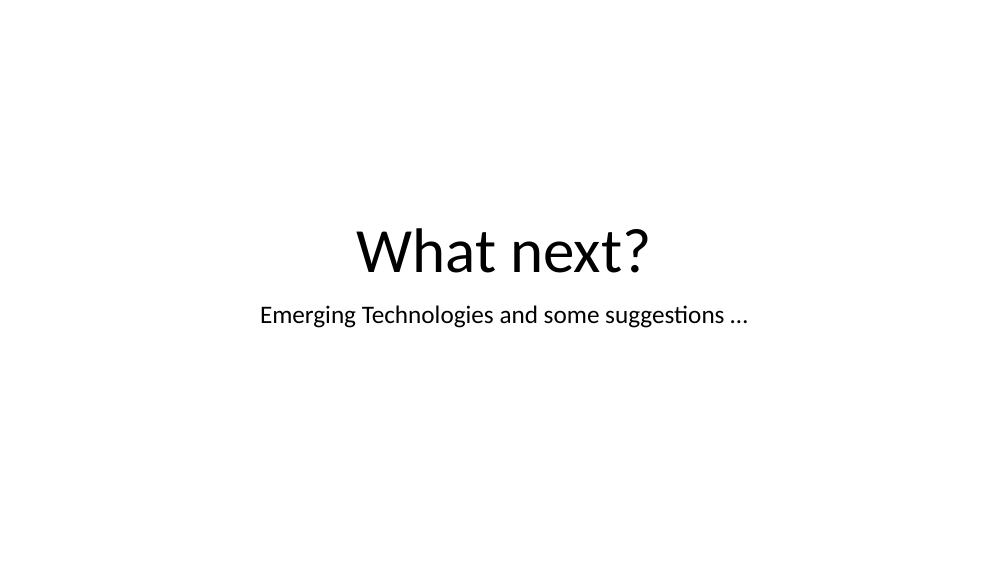
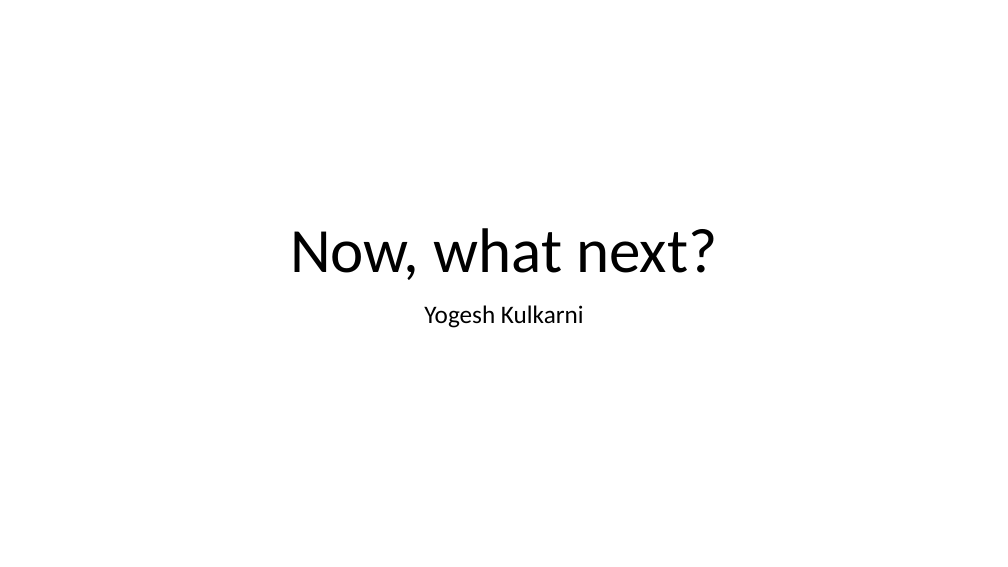
Before and after one commit to yogeshhk/Publications, a slide deck: slide 1 of Talk_EmergingTechnologies_MES_March13.pptx. Drawn at 1008x567 pixels with LibreOffice and Linux fonts; fonts in the diff are those of the drawing. Boxes give left, top, right and bottom in pixels: in the first picture for what was removed or moved away, otherwise in the second. Text is boxed around its words. In the diff, an @@ line names an element or a change of style, - is before the commit and + after.

```diff
--- a/Talk_EmergingTechnologies_MES_March13.pptx
+++ b/Talk_EmergingTechnologies_MES_March13.pptx
@@ title at box(290, 228, 717, 280): text changed @@
-What next?
+Now, what next?
@@ subtitle at box(424, 305, 584, 328): text changed @@
-Emerging Technologies and some suggestions …
+Yogesh Kulkarni
```
Also in this commit, not shown: 5 slides added, 4 other files.
